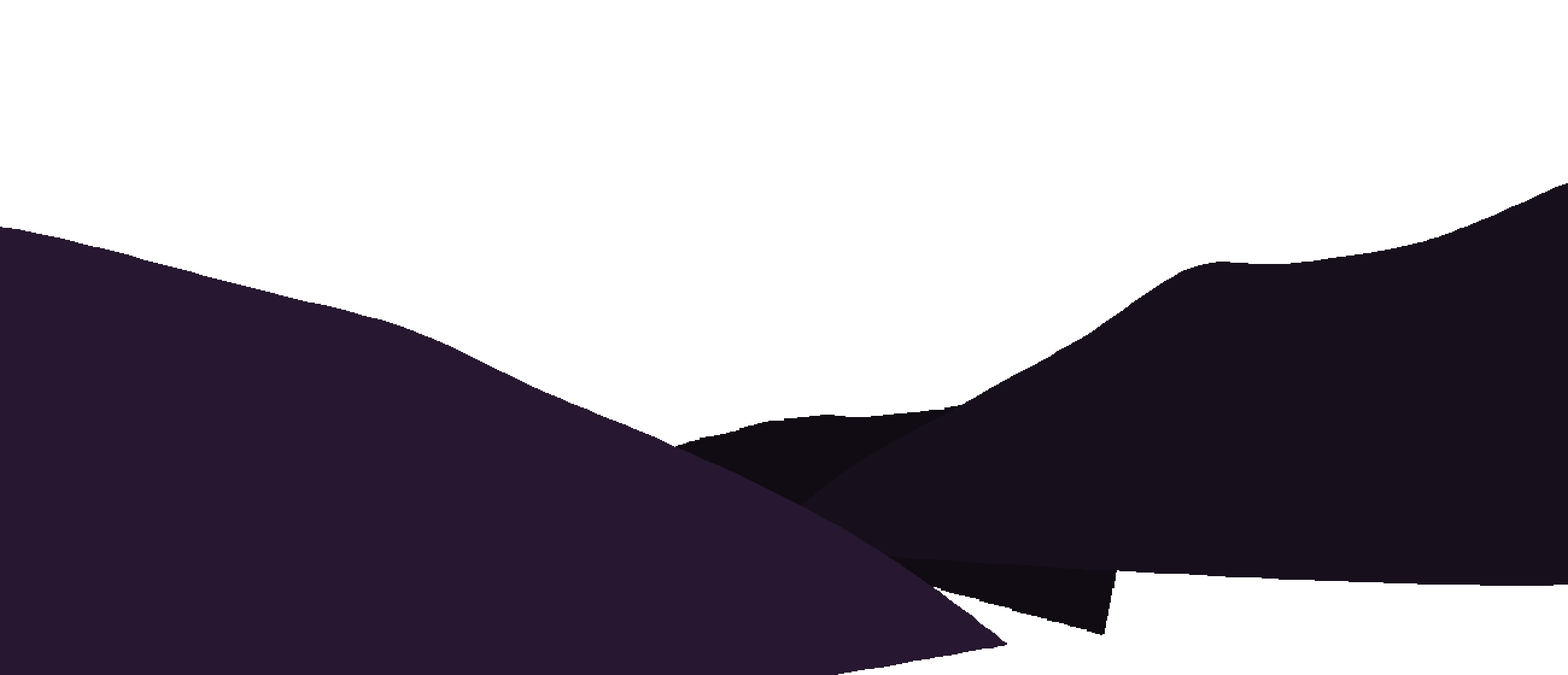
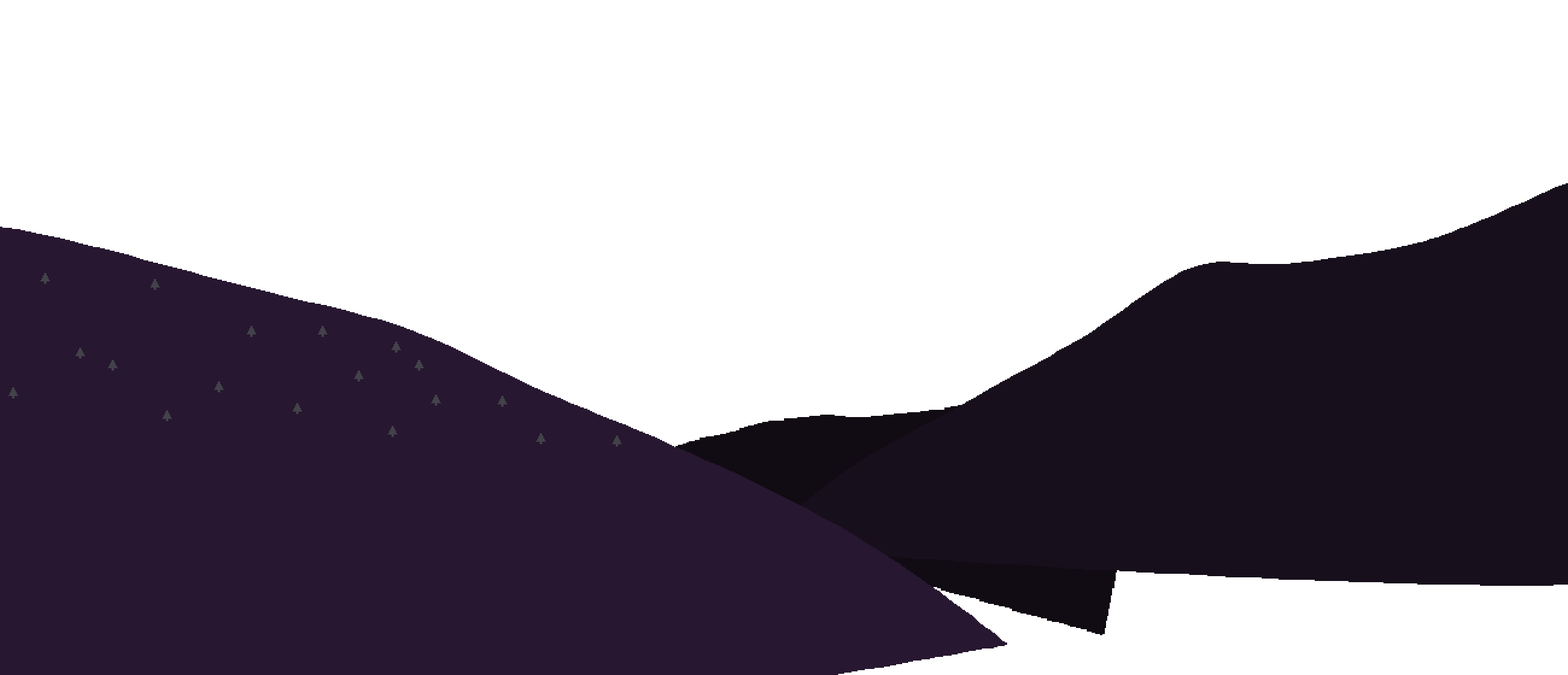
Before/after of a 1568x675 layered artwork. What changed in the layer stack:
added group "Group 8" with 20 layers above "Layer 23" over [8, 273, 622, 447]
added group "Group 7" (30%) with 19 layers in group "Group 8" over [8, 273, 622, 447]
added layer "Layer 19" (1st of 38, in "Group 8" › "Group 7") in group "Group 7" over [150, 279, 160, 291]
added layer "Layer 19" (2nd of 38, in "Group 8" › "Group 7") in group "Group 7" over [612, 436, 622, 447]
added layer "Layer 19" (3rd of 38, in "Group 8" › "Group 7") in group "Group 7" over [387, 426, 398, 438]
added layer "Layer 19" (4th of 38, in "Group 8" › "Group 7") in group "Group 7" over [162, 410, 172, 422]
added layer "Layer 19" (6th of 38, in "Group 8" › "Group 7") in group "Group 7" over [75, 347, 86, 359]
added layer "Layer 19" (7th of 38, in "Group 8" › "Group 7") in group "Group 7" over [40, 273, 51, 285]
added layer "Layer 19" (8th of 38, in "Group 8" › "Group 7") in group "Group 7" over [107, 360, 118, 371]
added layer "Layer 19" (9th of 38, in "Group 8" › "Group 7") in group "Group 7" over [8, 387, 19, 399]
added layer "Layer 19" (10th of 38, in "Group 8" › "Group 7") in group "Group 7" over [391, 341, 402, 353]
added layer "Layer 19" (11th of 38, in "Group 8" › "Group 7") in group "Group 7" over [497, 396, 508, 408]
added layer "Layer 19" (12th of 38, in "Group 8" › "Group 7") in group "Group 7" over [536, 433, 546, 445]
added layer "Layer 19" (13th of 38, in "Group 8" › "Group 7") in group "Group 7" over [214, 381, 224, 393]
added layer "Layer 19" (14th of 38, in "Group 8" › "Group 7") in group "Group 7" over [246, 326, 257, 338]
added layer "Layer 19" (15th of 38, in "Group 8" › "Group 7") in group "Group 7" over [292, 403, 303, 415]
added layer "Layer 19" (16th of 38, in "Group 8" › "Group 7") in group "Group 7" over [354, 370, 364, 382]
added layer "Layer 19" (17th of 38, in "Group 8" › "Group 7") in group "Group 7" over [317, 326, 328, 338]
…and 2 more changes (2 added)
